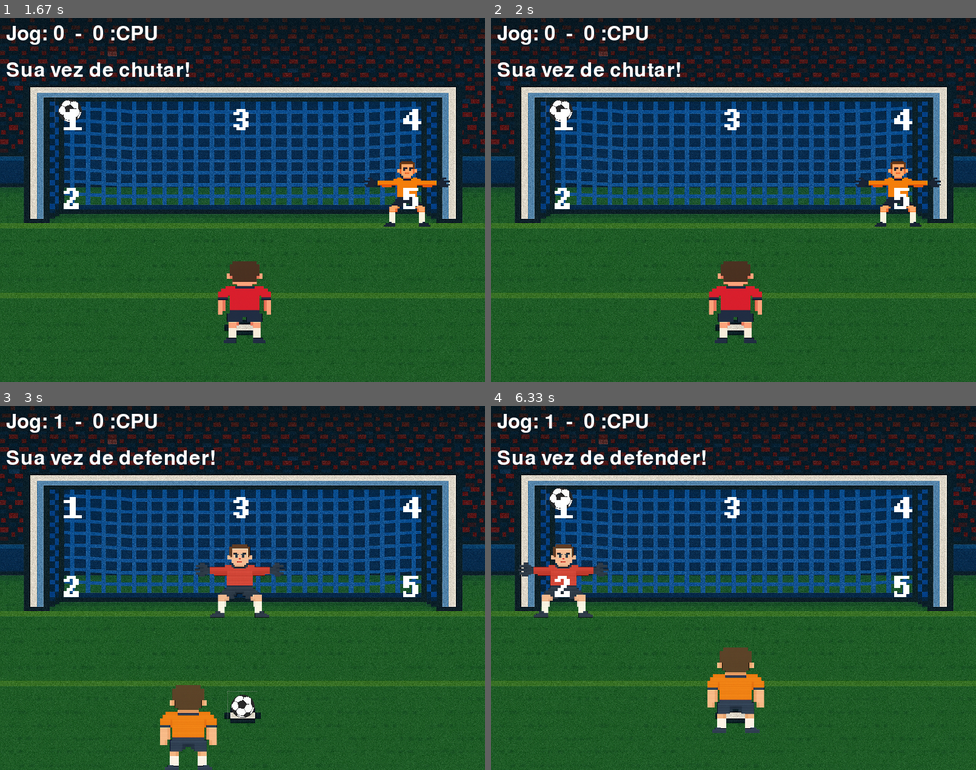
Above: before the commit, frames 1-4 (two rows, left to right).
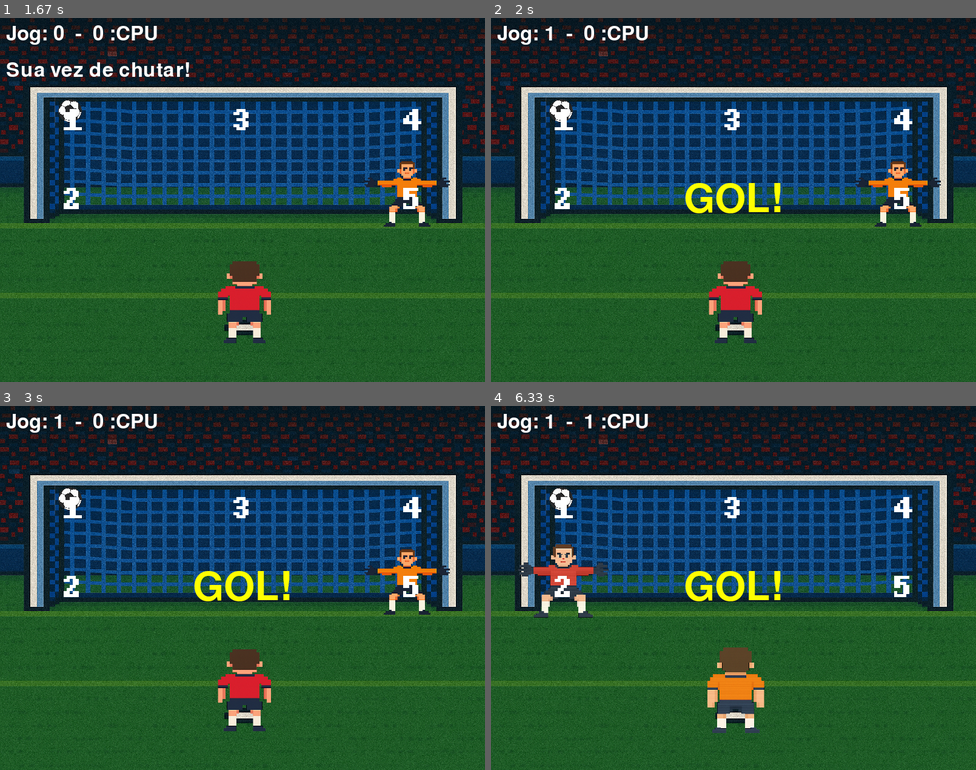
Above: after the commit, the same moments.

Repository: FredericoAyres/py-game
Game: pygame game, started from jogo.py
Two runs of this game, one before a commit and one after it. Both use one fixed random seed, a clock stepped at 60 frames per second and the inputs below.
Inputs:
- Up to frame 1 (1.67 s): tap 1 at 0.33, 0.67 s
- Up to frame 2 (2 s): no input
- Up to frame 3 (3 s): no input
- Up to frame 4 (6.33 s): tap 2 at 4.5 s

Frame 1 is identical in both runs. In frame 2, 1.5% of the frame differs, in the area x 1-60%, y 2-54%; in frame 3, 6.8%, in the area x 1-93%, y 12-100%; in frame 4, 1.6%.

Commit message:
frases gol_defesa

Diff:
--- a/jogo_rodando.py
+++ b/jogo_rodando.py
@@ -7,7 +7,6 @@
     running = True
     clock = pygame.time.Clock()
 
-    # Carregando imagens
     image_fundo = pygame.image.load('assets/img/Gol_DesSoft.png').convert_alpha()
     image_fundo = pygame.transform.scale(image_fundo, (800, 600))
     image_goleiro = pygame.image.load('assets/img/Goleiro_DesSoft.png').convert_alpha()
@@ -32,8 +31,8 @@
     image_5 = pygame.transform.scale(image_5, (400, 400))
 
     font = pygame.font.SysFont(None, 48)
+    font_resultado = pygame.font.SysFont(None, 96)
 
-    # Instanciando sprites
     goleiro = Goleiro(image_goleiro)
     jogador = Jogador(image_jogador)
     bola = Bola(image_bola)
@@ -52,6 +51,8 @@
     rodadas_jogador = 0
     rodadas_cpu = 0
     max_rodadas = 5
+
+    estado = GAME
 
     while running:
         clock.tick(60)
@@ -91,13 +92,31 @@
         bola.update()
 
         if bola.direcao == 0 and jogador_atual.direcao == 0 and goleiro_atual.direcao == 0 and not esperando_chute:
-            pygame.time.wait(1000)
+            resultado = "GOL!" if bola.ultima_direcao != goleiro_atual.direcao_ultima else "DEFESA!"
 
-            if bola.ultima_direcao != goleiro_atual.direcao_ultima:
+            if resultado == "GOL!":
                 if turno == "chute":
                     placar_jogador += 1
                 else:
                     placar_cpu += 1
+
+            resultado_text = font_resultado.render(resultado, True, (255, 255, 0))
+            resultado_rect = resultado_text.get_rect(center=(400, 300))
+
+            window.blit(image_fundo, (0, 0))
+            window.blit(goleiro_atual.image, (goleiro_atual.rect.x, goleiro_atual.rect.y))
+            window.blit(jogador_atual.image, (jogador_atual.rect.x, jogador_atual.rect.y))
+            window.blit(bola.image, (bola.rect.x, bola.rect.y))
+            window.blit(image_1, (-80, -30))
+            window.blit(image_2, (-80, 100))
+            window.blit(image_3, (200, -30))
+            window.blit(image_4, (480, -30))
+            window.blit(image_5, (480, 100))
+            placar_texto = font.render(f"Jog: {placar_jogador}  -  {placar_cpu} :CPU", True, (255, 255, 255))
+            window.blit(placar_texto, (10, 10))
+            window.blit(resultado_text, resultado_rect)
+            pygame.display.flip()
+            pygame.time.wait(2000)
 
             if turno == "chute":
                 rodadas_jogador += 1
@@ -143,6 +162,5 @@
         window.blit(text, (10, 70))
 
         pygame.display.flip()
-        pygame.display.update()
 
     return estado
